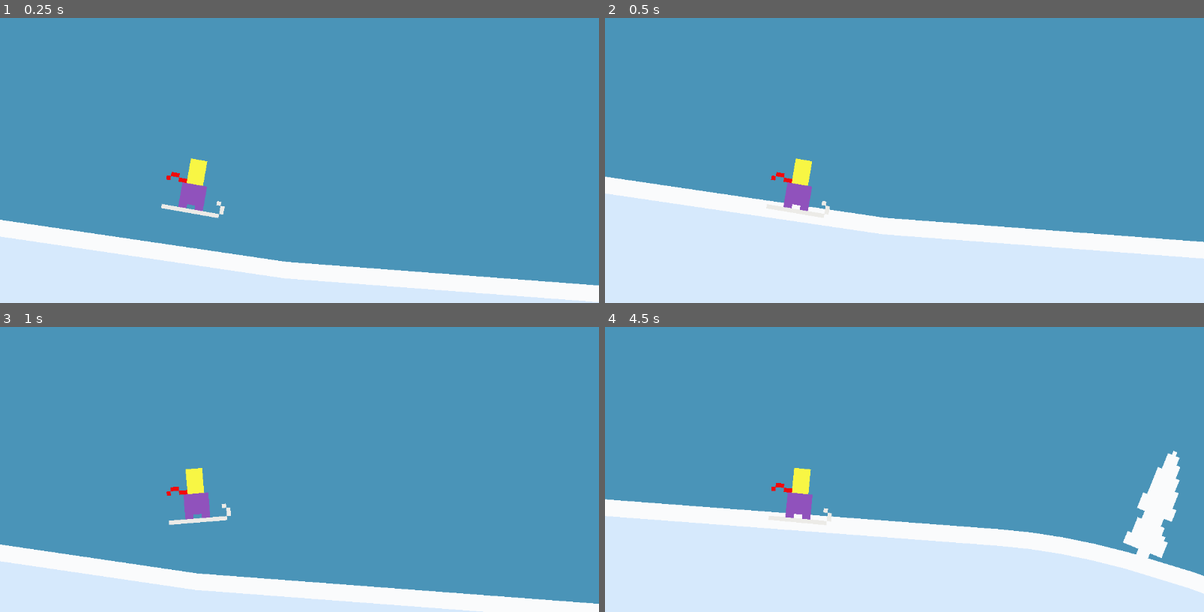
Above: before the commit, frames 1-4 (two rows, left to right).
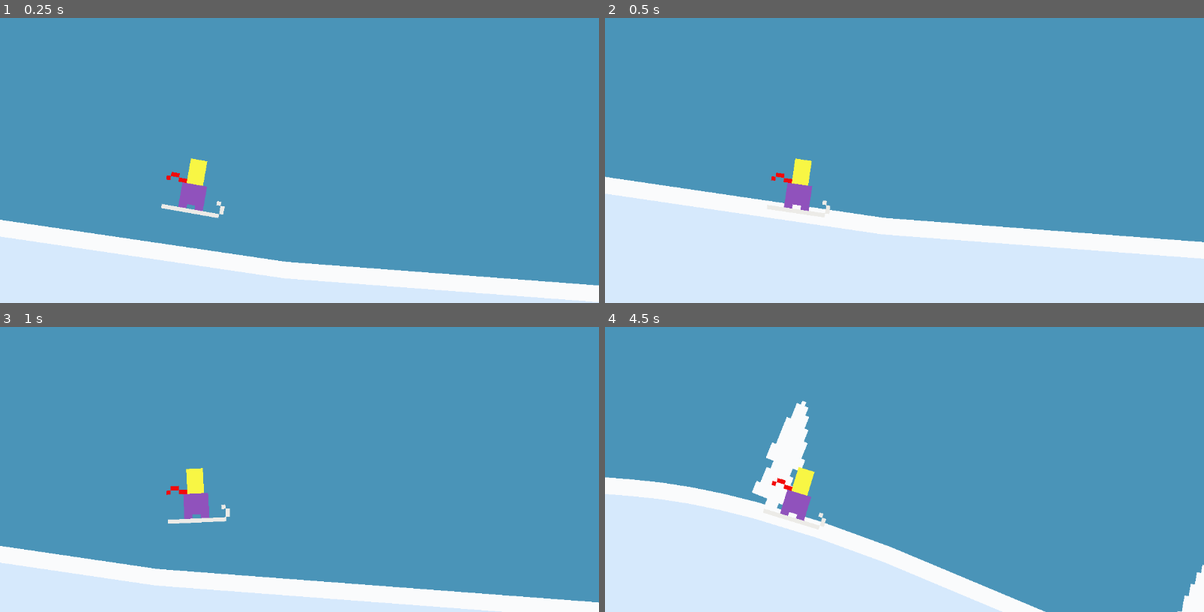
Above: after the commit, the same moments.

Repository: martindzejky/powder-panic
Game: Godot game, scene res://main.tscn
Two runs of this game, one before a commit and one after it. Both use one fixed random seed, a clock stepped at 60 frames per second and the inputs below.
Inputs:
- Up to frame 1 (0.25 s): no input
- Up to frame 2 (0.5 s): no input
- Up to frame 3 (1 s): tap Space (jump) at 0.77 s
- Up to frame 4 (4.5 s): tap Space (jump) at 1.52, 3.02, 3.77 s

Frame 1 is identical in both runs. In frame 2, 0.2% of the frame differs, in the area x 0-100%, y 49-85%; in frame 3, 1.1%; in frame 4, 20%, in the area x 0-100%, y 25-100%.

Commit message:
slope snapping

Diff:
--- a/components/slope_physics.gd
+++ b/components/slope_physics.gd
@@ -36,9 +36,11 @@
     time_in_air += delta
 
 func handle_movement(delta):
+  var was_on_floor = is_on_floor
+  var original_velocity = character.velocity
+  var remaining_motion = character.velocity * delta
+
   is_on_floor = false
-
-  var remaining_motion = character.velocity * delta
 
   for i in range(max_slides):
     # Stop if no more meaningful motion left
@@ -60,3 +62,18 @@
 
     # Update velocity for next frame
     character.velocity = character.velocity.slide(floor_normal)
+
+  # If not on floor after movement, try snapping to the floor
+  if was_on_floor and not is_on_floor and original_velocity.y > 0:
+    # Dynamic snap distance based on velocity magnitude and gravity
+    var snap_vector = Vector2.DOWN * character.velocity.length() * delta
+    var snap_collision = character.move_and_collide(snap_vector, true)
+
+    if snap_collision:
+      # Found floor beneath us, snap to it
+      character.position += snap_vector.normalized() * snap_collision.get_travel()
+      floor_normal = snap_collision.get_normal()
+      is_on_floor = true
+
+      # Align velocity with the floor
+      character.velocity = character.velocity.slide(floor_normal)
